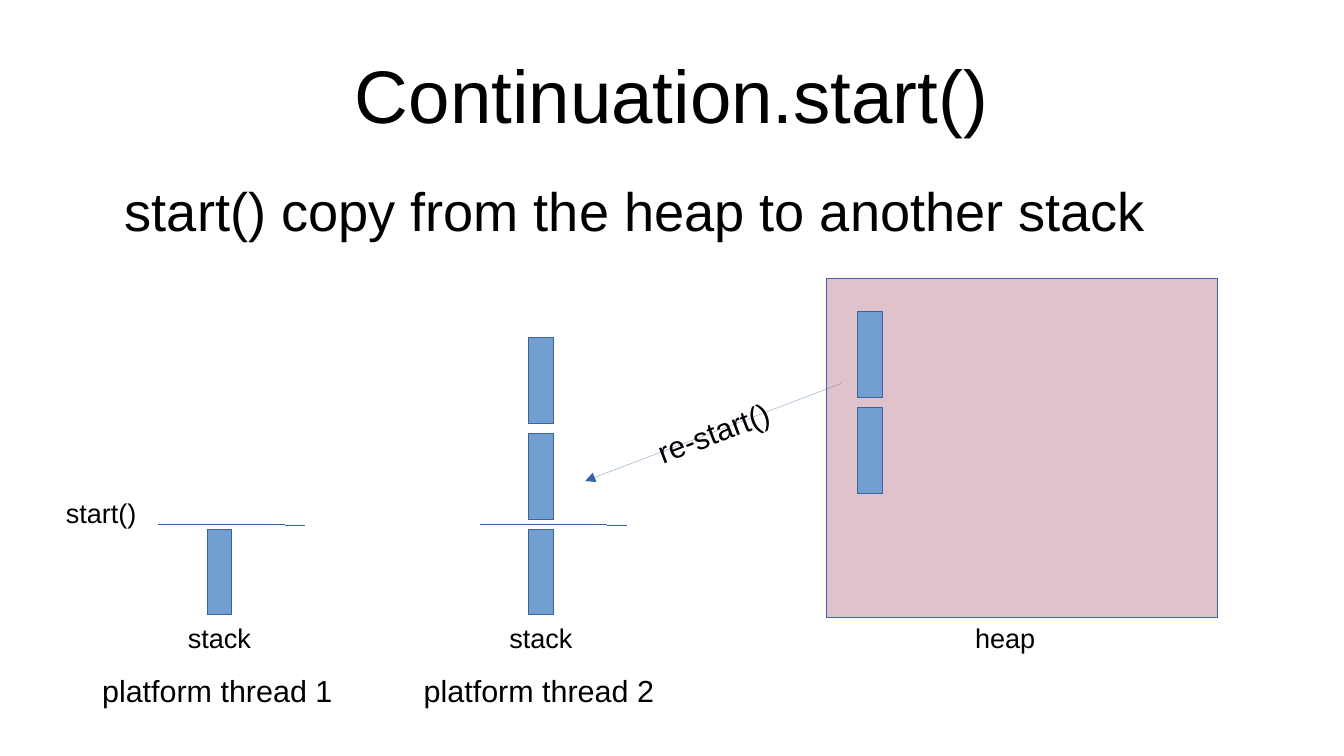
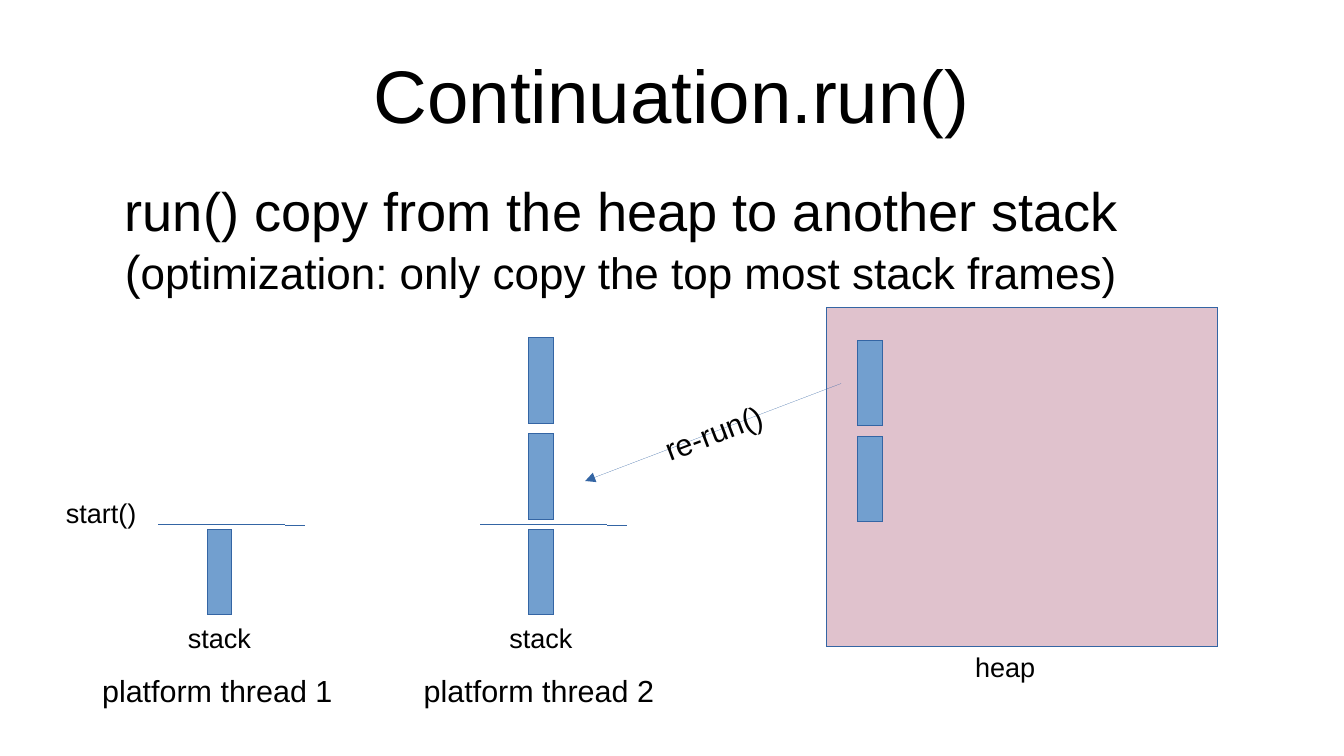
Before and after one commit to forax/loom-fiber, a slide deck: slide 27 of loom is looming.odp. Drawn at 1344x756 pixels with LibreOffice and Linux fonts; fonts in the diff are those of the drawing. Boxes give left, top, right and bottom in pixels: in the first picture for what was removed or moved away, otherwise in the second. Text is boxed around its words. In the diff, an @@ line names an element or a change of style, - is before the commit and + after.

```diff
--- a/loom is looming.odp
+++ b/loom is looming.odp
@@ title at <box>373,69,969,137</box>: text changed @@
-Continuation.start()
+Continuation.run()
@@ text at <box>125,191,1118,297</box>: text changed; size 32 to 26 pt @@
-start() copy from the heap to another stack
+run() copy from the heap to another stack
+(optimization: only copy the top most stack frames)
@@ 3 rectangles, 1 text: place and size @@
-3 rectangles, 1 text at <box>827,279,1217,653</box>
+3 rectangles, 1 text at <box>827,307,1217,682</box>
@@ text in line at <box>670,439,695,460</box>: text changed @@
-re-start()
+re-run()
```
Also in this commit, not shown: 10 other slides changed, 1 other file.
